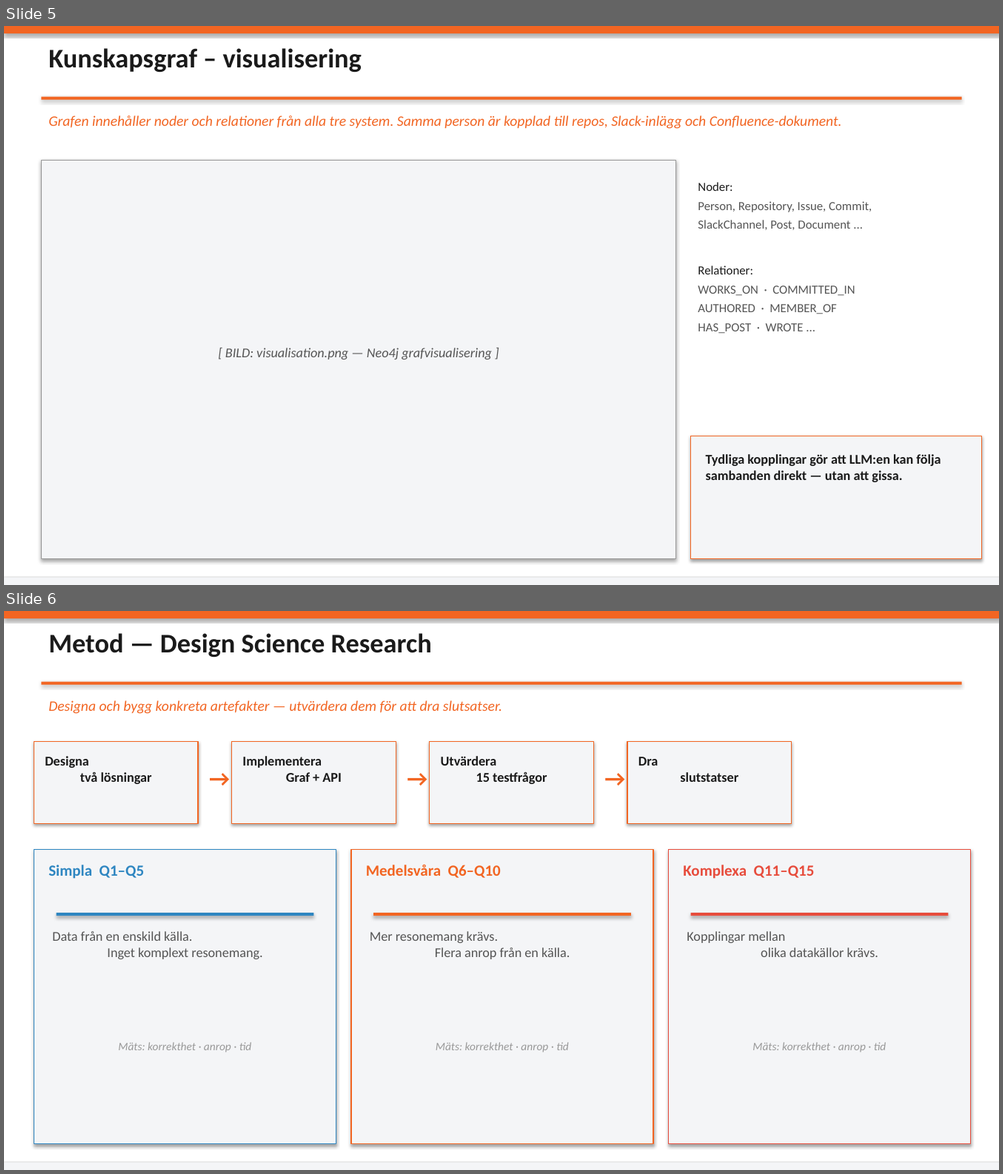
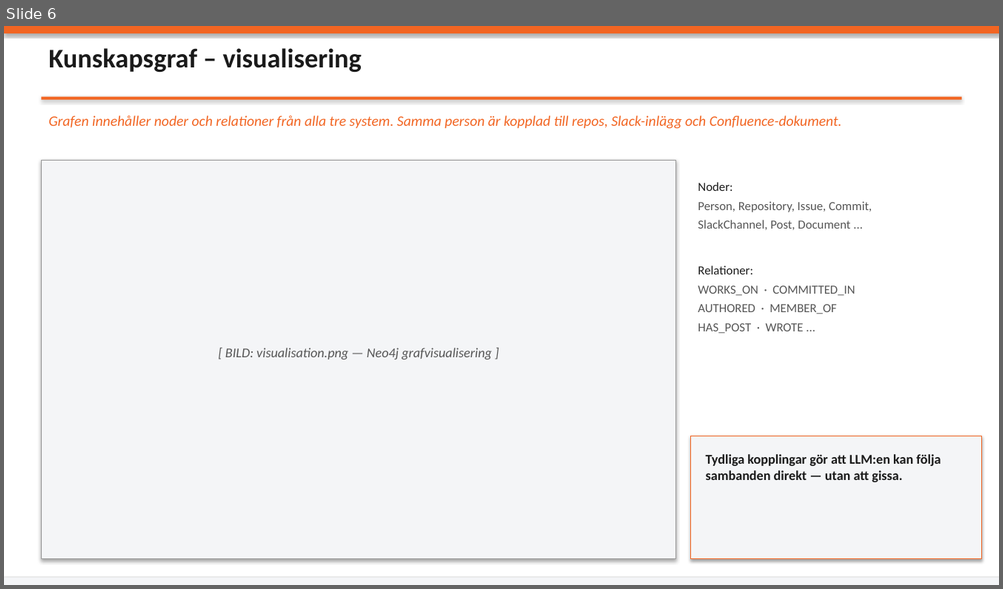
Before and after one commit to isak29/isak-bachelor-thesis, a slide deck: presentation/thesis_presentation_1.pptx. Shown one above the other, each under a label of ours: slides 5 and 6 before the commit, slide 6 after it. The pictures are 1003x1174 and 1003x589 pixels, drawn with LibreOffice and Linux fonts; fonts in the diff are those of the drawing. Boxes give left, top, right and bottom in pixels: in the first picture for what was removed or moved away, otherwise in the second. Text is boxed around its words. In the diff, an @@ line names an element or a change of style, - is before the commit and + after.

```diff
--- a/presentation/thesis_presentation_1.pptx
+++ b/presentation/thesis_presentation_1.pptx
@@ slide 6 removed at box(4, 611, 999, 1170), background #FFFFFF @@
@@ rectangle removed at box(4, 611, 999, 618) @@
@@ text removed at box(48, 633, 432, 657) @@
-Metod — Design Science Research
@@ rectangle removed at box(41, 682, 962, 685) @@
@@ text removed at box(48, 701, 502, 714) @@
-Designa och bygg konkreta artefakter — utvärdera dem för att dra slutsatser.
@@ rectangle removed at box(34, 741, 198, 823) @@
@@ rectangle removed at box(232, 741, 395, 823) @@
@@ rectangle removed at box(430, 741, 594, 823) @@
@@ rectangle removed at box(627, 741, 791, 823) @@
@@ text removed at box(45, 756, 152, 784) @@
-Designa
-två lösningar
@@ text removed at box(202, 760, 227, 812) @@
-→
@@ text removed at box(242, 756, 341, 782) @@
-Implementera
-Graf + API
@@ text removed at box(399, 760, 426, 812) @@
-→
@@ text removed at box(441, 756, 546, 784) @@
-Utvärdera
-15 testfrågor
@@ text removed at box(597, 760, 623, 812) @@
-→
@@ text removed at box(638, 757, 738, 782) @@
-Dra
-slutstatser
@@ rectangle removed at box(34, 850, 336, 1145) @@
@@ rectangle removed at box(351, 850, 653, 1145) @@
@@ rectangle removed at box(668, 850, 970, 1145) @@
@@ text removed at box(48, 865, 145, 879) @@
-Simpla Q1–Q5
@@ text removed at box(366, 865, 501, 878) @@
-Medelsvåra Q6–Q10
@@ text removed at box(683, 865, 814, 879) @@
-Komplexa Q11–Q15
@@ rectangle removed at box(57, 913, 313, 916) @@
@@ rectangle removed at box(373, 913, 631, 916) @@
@@ rectangle removed at box(691, 913, 948, 916) @@
@@ text removed at box(52, 931, 262, 960) @@
-Data från en enskild källa.
-Inget komplext resonemang.
@@ text removed at box(370, 931, 569, 960) @@
-Mer resonemang krävs.
-Flera anrop från en källa.
@@ text removed at box(686, 931, 878, 957) @@
-Kopplingar mellan
-olika datakällor krävs.
@@ text removed at box(118, 1042, 252, 1053) @@
-Mäts: korrekthet · anrop · tid
@@ text removed at box(435, 1042, 569, 1052) @@
-Mäts: korrekthet · anrop · tid
@@ text removed at box(752, 1042, 886, 1052) @@
-Mäts: korrekthet · anrop · tid
@@ rectangle removed at box(4, 1163, 999, 1170) @@
@@ what was slide 5 is now slide 6 @@
```
Also in this commit, not shown: 2 slides changed, 2 slides added, 3 other files.
